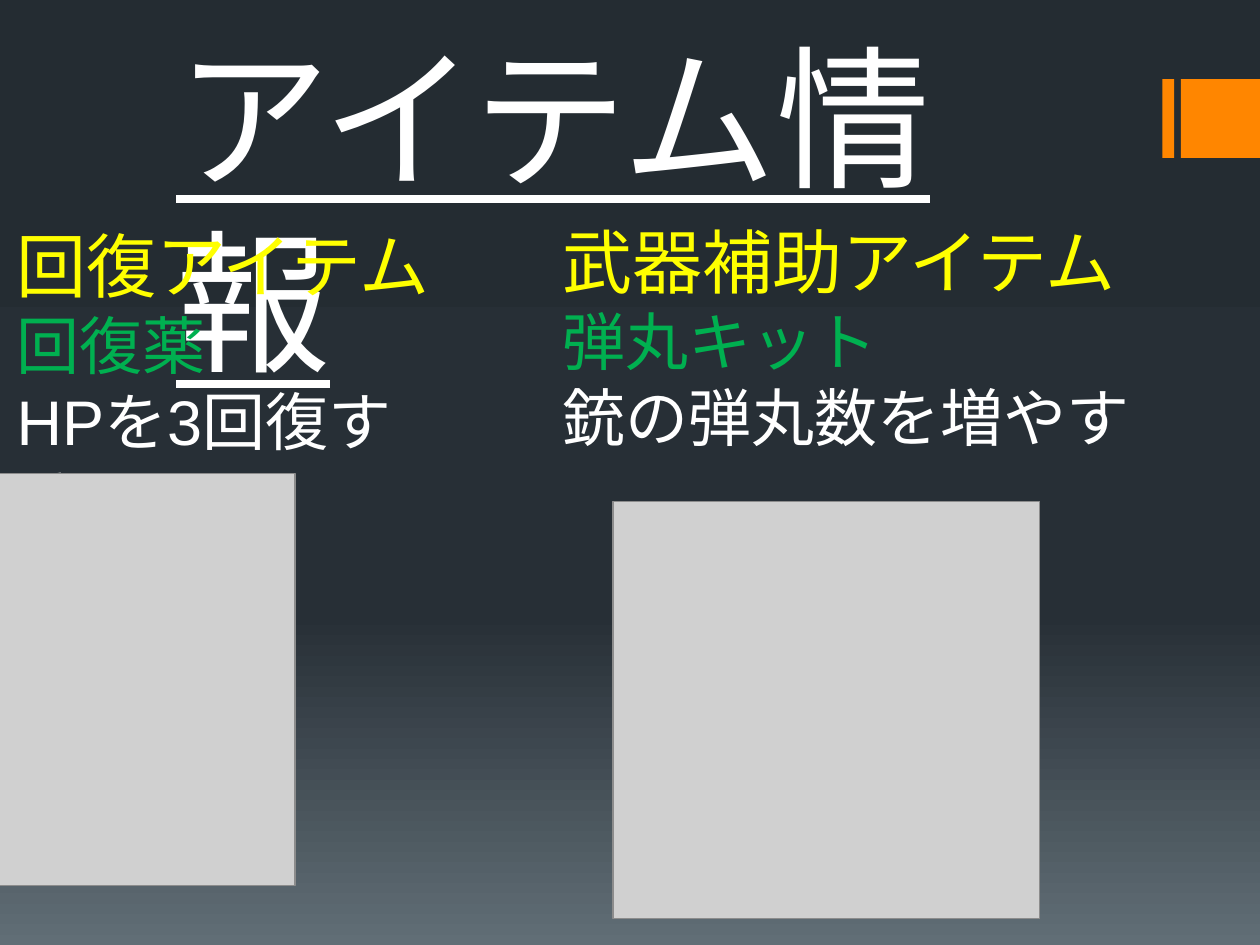
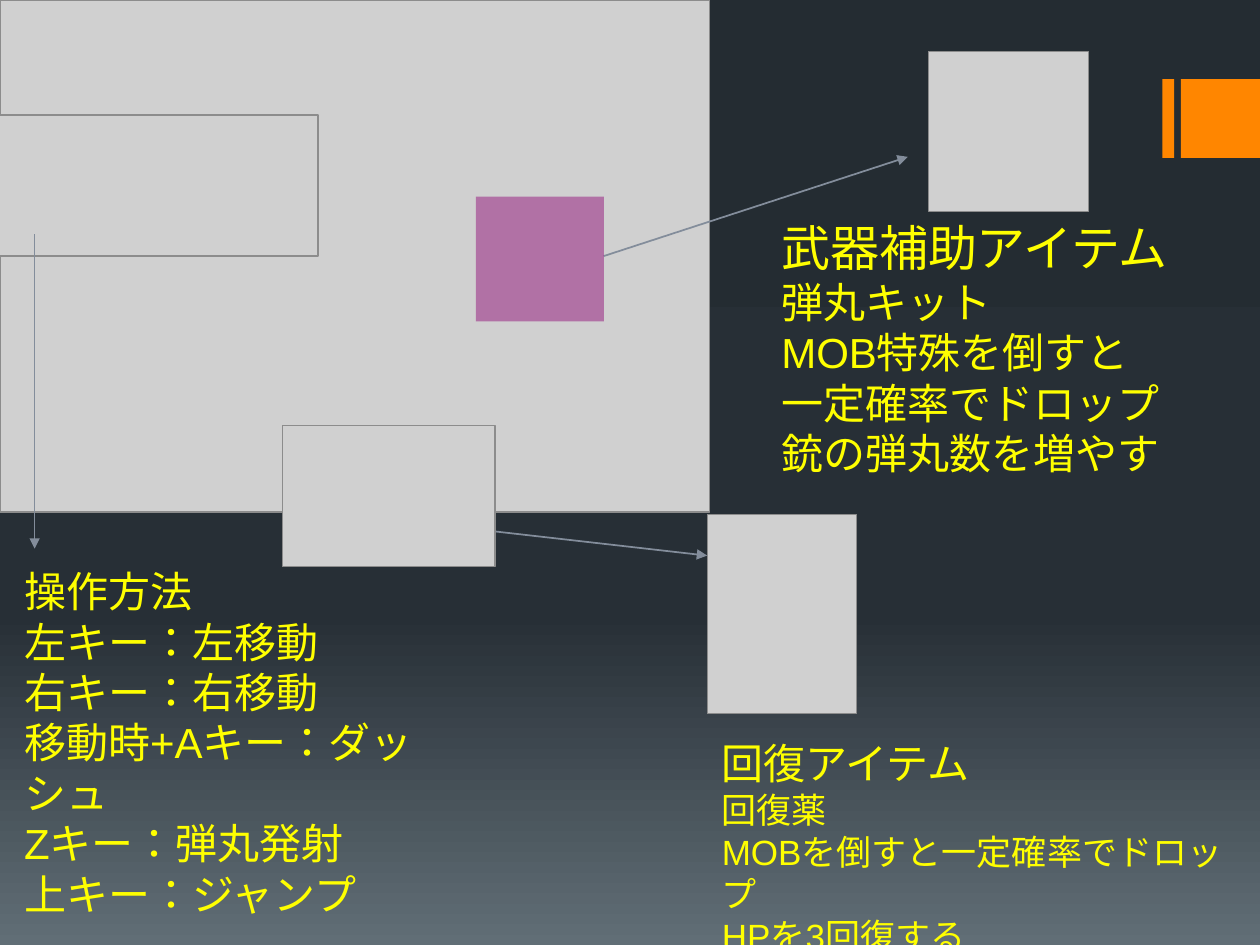
Before and after one commit to Shirayuki1850/-, a slide deck: slide 3 of 説明書.pptx (slide 8 before the commit). Drawn at 1260x945 pixels with LibreOffice and Linux fonts; fonts in the diff are those of the drawing; grey boxes stand for pictures. Boxes give left, top, right and bottom in pixels: in the first picture for what was removed or moved away, otherwise in the second. Text is boxed around its words. In the diff, an @@ line names an element or a change of style, - is before the commit and + after.

```diff
--- a/説明書.pptx
+++ b/説明書.pptx
@@ picture added at [0, 0, 709, 512] @@
@@ text removed at [176, 46, 930, 398] @@
-アイテム情報
@@ picture added at [929, 52, 1089, 212] @@
@@ picture added at [0, 115, 318, 256] @@
@@ arrow added from (604, 256) to (907, 158), #838D9B 1 pt @@
@@ callout added at [476, 197, 605, 321], fill #94147C at 50% opacity @@
@@ arrow added from (35, 234) to (35, 549), #838D9B 1 pt @@
@@ text "武器補助アイテム": place and size @@
-text "武器補助アイテム" at [563, 229, 1130, 446]
+text "武器補助アイテム" at [781, 225, 1168, 473]
@@ text at [781, 225, 1168, 473]: size 40 to 28 pt in "武器補助アイテム"; size 36 to 24 pt in "弾丸キット", "銃の弾丸数を増やす"; text colour #00B050 to #FFFF00 in "弾丸キット"; text colour #FFFFFF to #FFFF00 in "銃の弾丸数を増やす" @@
@@ text at [781, 335, 1159, 423]: paragraphs added @@
+MOB特殊を倒すと
+一定確率でドロップ
@@ picture added at [282, 426, 494, 567] @@
@@ picture removed at [0, 474, 295, 886] @@
@@ picture removed at [612, 501, 1040, 919] @@
@@ arrow added from (495, 532) to (707, 556), #838D9B 1 pt @@
@@ picture added at [707, 514, 857, 713] @@
@@ text added at [24, 571, 413, 914], 24 pt, text #FFFF00 @@
+操作方法
+左キー：左移動
+右キー：右移動
+移動時+Aキー：ダッシュ
+Zキー：弾丸発射
+上キー：ジャンプ
@@ text at [722, 744, 970, 826]: paragraph added @@
+MOBを倒すと一定確率でドロップ
@@ text "回復アイテム": place and size @@
-text "回復アイテム" at [17, 231, 430, 384]
+text "回復アイテム" at [722, 744, 970, 826]
@@ text at [722, 744, 970, 826]: size 40 to 24 pt in "回復アイテム"; size 36 to 20 pt in "回復薬", "HPを3回復する"; text colour #00B050 to #FFFF00 in "回復薬"; text colour #FFFFFF to #FFFF00 in "HPを3回復する" @@
```
Also in this commit, not shown: 2 other slides changed, 3 slides removed, 43 other files.
